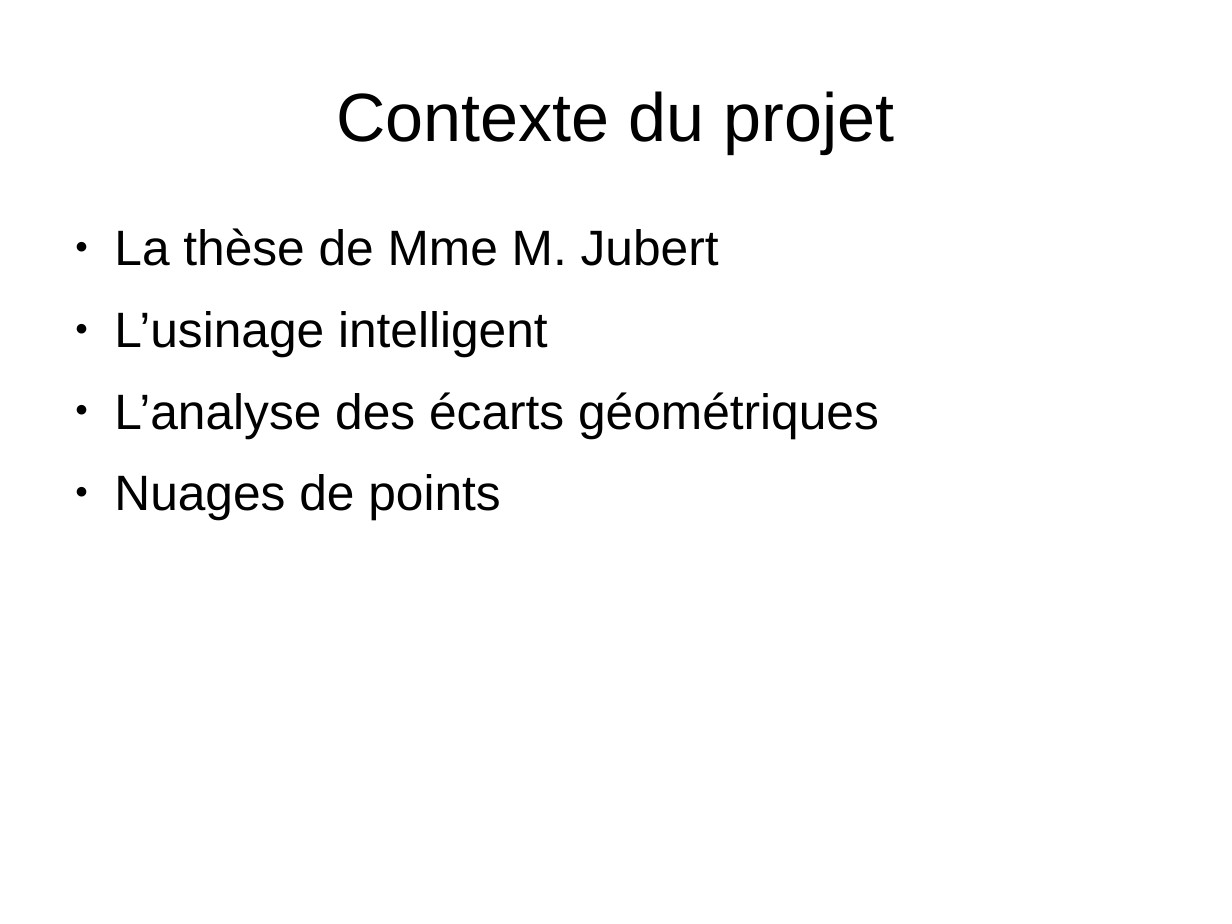
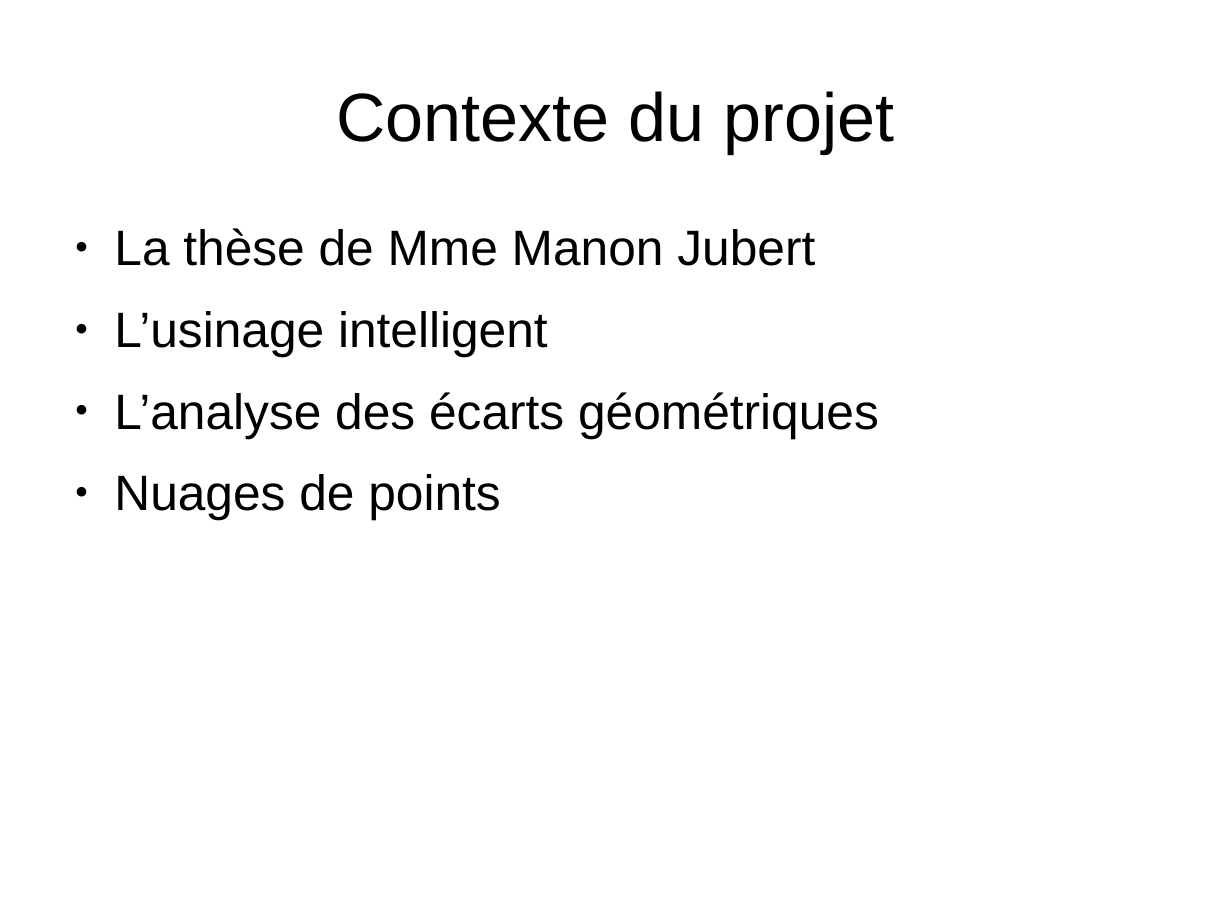
Before and after one commit to MABILYJohan/TER_Recalage_multi_points, a slide deck: slide 2 of Rapports et diapos/Diapositive_TER.odp. Drawn at 1232x924 pixels with LibreOffice and Linux fonts; fonts in the diff are those of the drawing; background and template pictures are left out. Boxes give left, top, right and bottom in pixels: in the first picture for what was removed or moved away, otherwise in the second. Text is boxed around its words. In the diff, an @@ line names an element or a change of style, - is before the commit and + after.

```diff
--- a/Rapports et diapos/Diapositive_TER.odp
+++ b/Rapports et diapos/Diapositive_TER.odp
@@ text at (114,228,815,266): text changed @@
-● La thèse de Mme M. Jubert
+● La thèse de Mme Manon Jubert
```
Also in this commit, not shown: 8 other slides changed.
